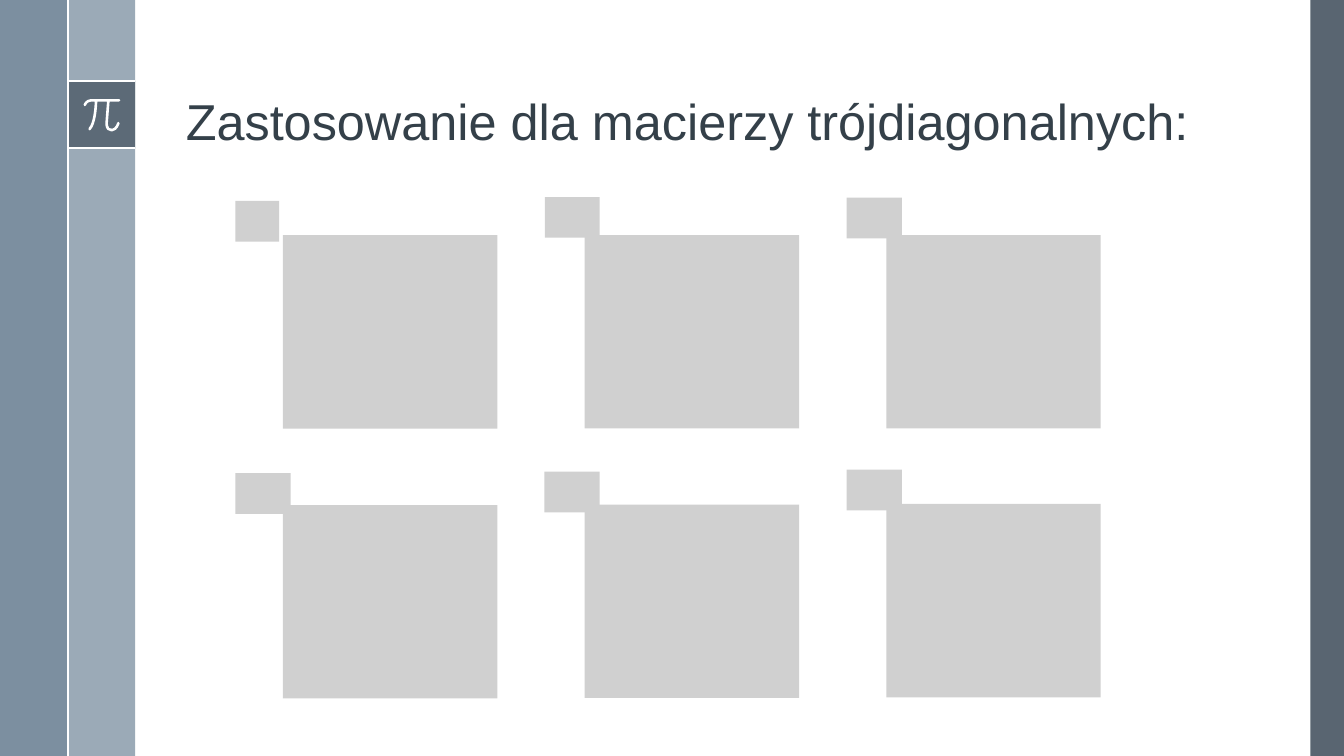
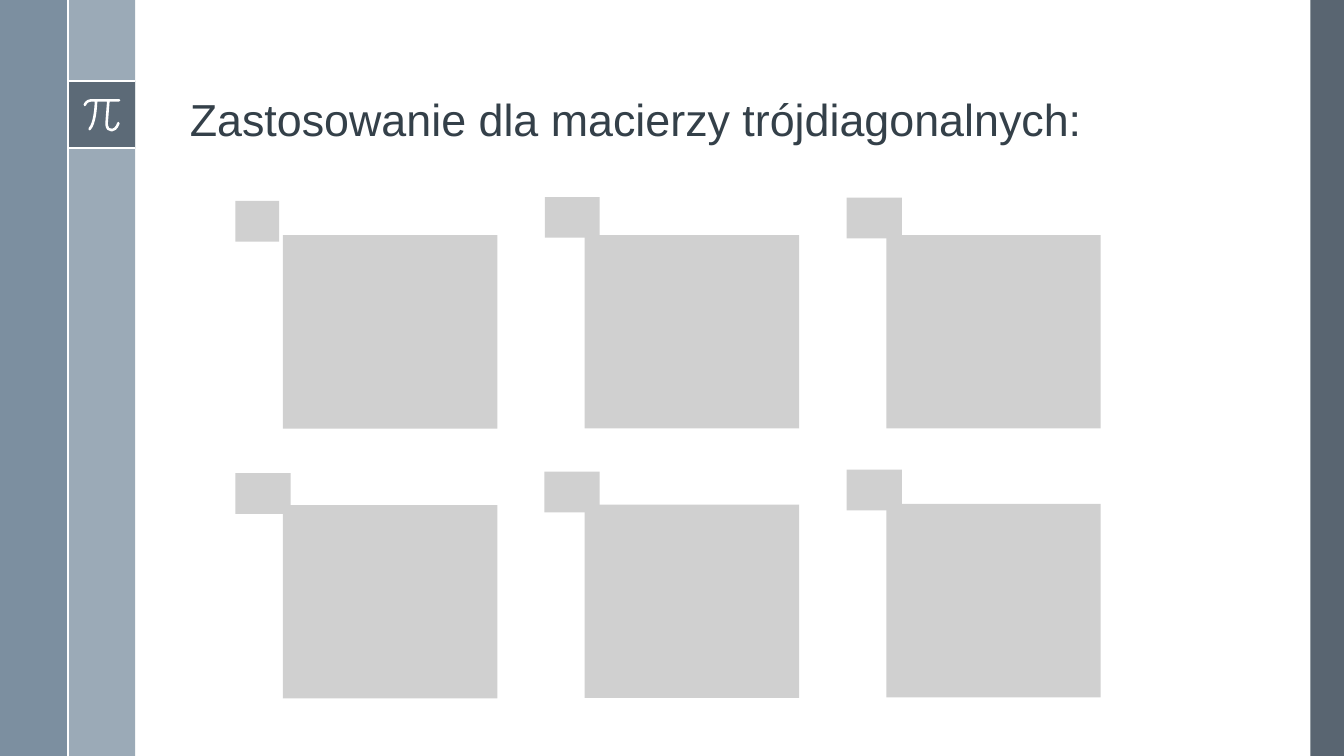
Before and after one commit to adamgracikowski/Numerical-Methods, a slide deck: slide 18 of Project2/Presentation/P2Z20_AGR.pptx (slide 16 before the commit). Drawn at 1344x756 pixels with LibreOffice and Linux fonts; fonts in the diff are those of the drawing; grey boxes stand for pictures. Boxes give left, top, right and bottom in pixels: in the first picture for what was removed or moved away, otherwise in the second. Text is boxed around its words. In the diff, an @@ line names an element or a change of style, - is before the commit and + after.

Commit message:
adjust font size and tabulation in presentation in project2

```diff
--- a/Project2/Presentation/P2Z20_AGR.pptx
+++ b/Project2/Presentation/P2Z20_AGR.pptx
@@ title "Zastosowanie dla macierzy trójdiagonalnych:" at [190, 103, 1081, 145]: size 36 to 32 pt @@
```
Also in this commit, not shown: 16 other slides changed, 3 slides added.
